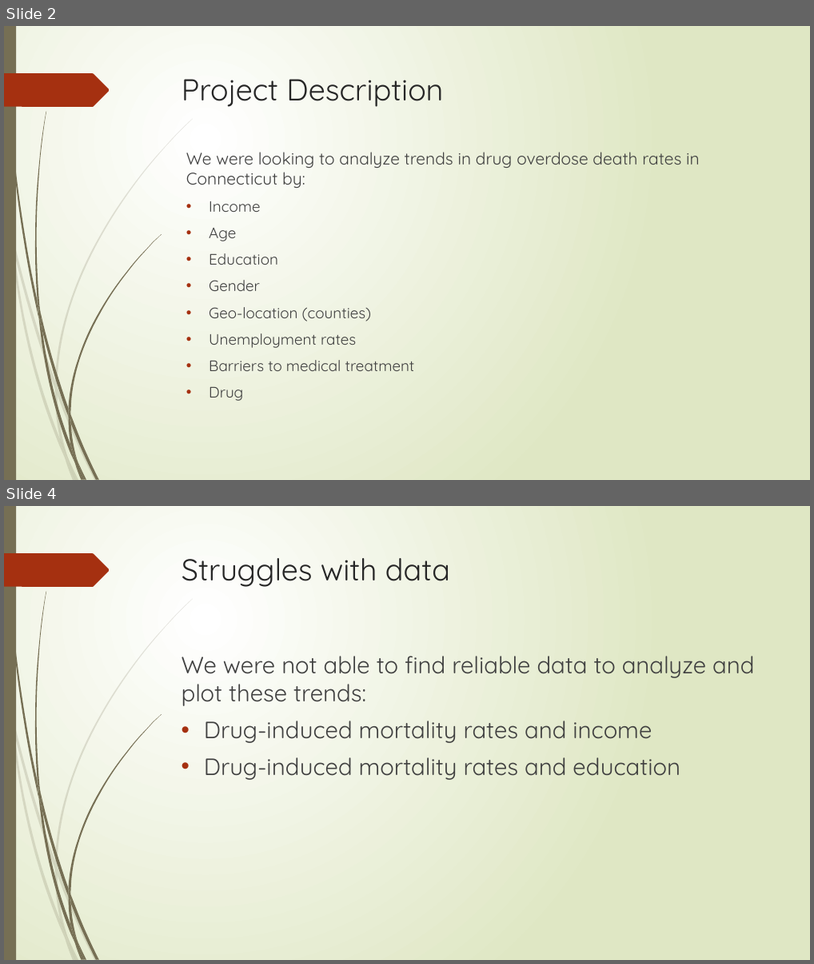
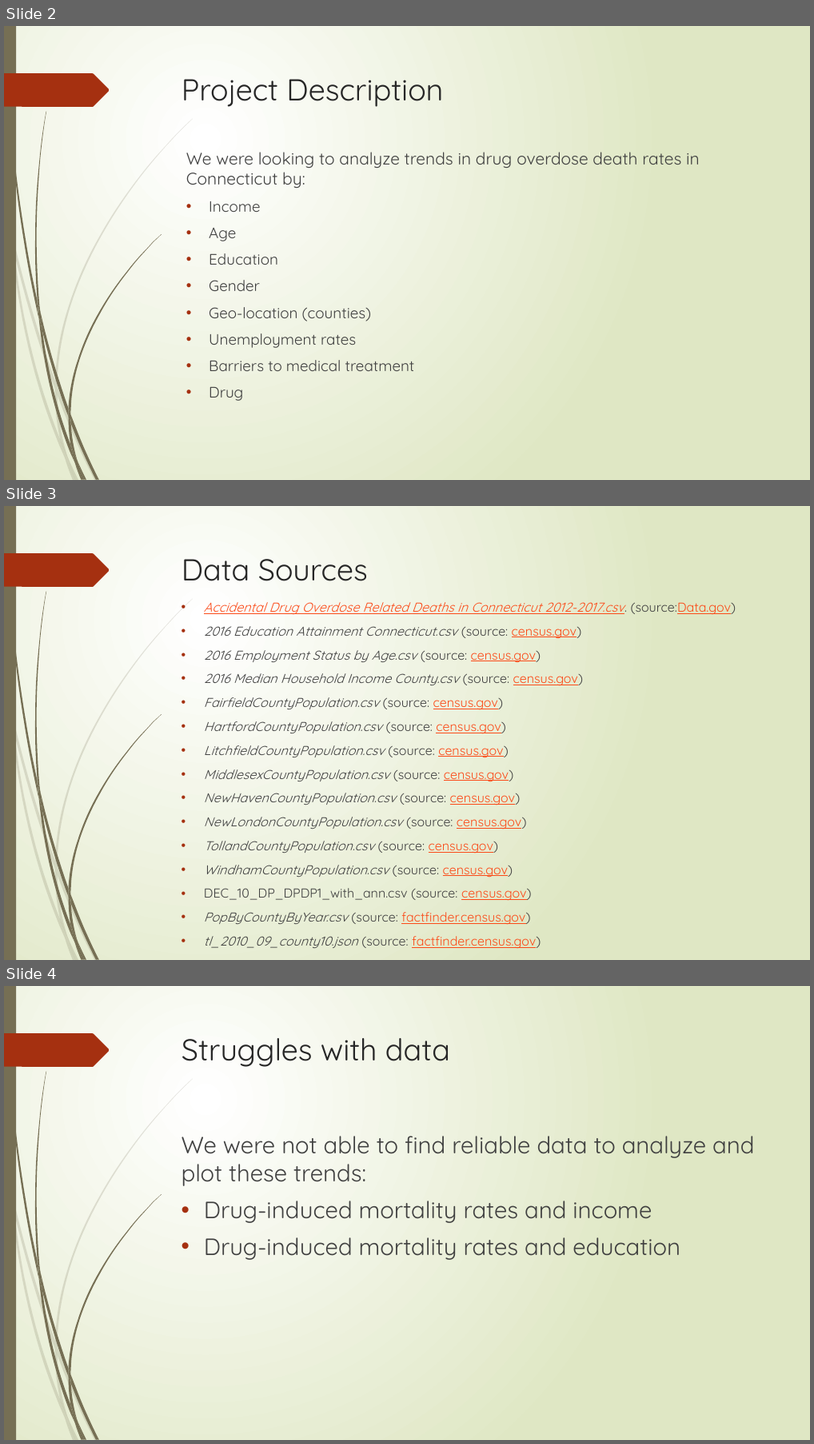
Before and after one commit to yayunl/DataViz-Project1, a slide deck: Drug Mortality and Socio-Economic conditions in Connecticut.pptx. Shown one above the other, each under a label of ours: slides 2 and 4 before the commit, slides 2, 3 and 4 after it; the slides between them are not shown. The pictures are 814x964 and 814x1444 pixels, drawn with LibreOffice and Linux fonts; fonts in the diff are those of the drawing. Boxes give left, top, right and bottom in pixels: in the first picture for what was removed or moved away, otherwise in the second. Text is boxed around its words. In the diff, an @@ line names an element or a change of style, - is before the commit and + after.

```diff
--- a/Drug Mortality and Socio-Economic conditions in Connecticut.pptx
+++ b/Drug Mortality and Socio-Economic conditions in Connecticut.pptx
@@ slide 3 added at bbox=[4, 506, 810, 960], background gradient #FFFFFF to #DFE8C4; not listed: 24 template elements that a slide beside it also shows @@
@@ title added at bbox=[182, 559, 368, 581], 36 pt, text #262626 @@
+Data Sources
@@ text added at bbox=[204, 602, 737, 948], 15.3 pt, text #404040, italic @@
+• Accidental Drug Overdose Related Deaths in Connecticut 2012-2017.csv. (source:Data.gov)
+• 2016 Education Attainment Connecticut.csv (source: census.gov)
+• 2016 Employment Status by Age.csv (source: census.gov)
+• 2016 Median Household Income County.csv (source: census.gov)
+• FairfieldCountyPopulation.csv (source: census.gov)
+• HartfordCountyPopulation.csv (source: census.gov)
+• LitchfieldCountyPopulation.csv (source: census.gov)
+• MiddlesexCountyPopulation.csv (source: census.gov)
+• NewHavenCountyPopulation.csv (source: census.gov)
+• NewLondonCountyPopulation.csv (source: census.gov)
+• TollandCountyPopulation.csv (source: census.gov)
+• WindhamCountyPopulation.csv (source: census.gov)
+• DEC_10_DP_DPDP1_with_ann.csv (source: census.gov)
+• PopByCountyByYear.csv (source: factfinder.census.gov)
+• tl_2010_09_county10.json (source: factfinder.census.gov)
+• Unemployment Rate by County.csv (source: BLS Public Data API)
```
Also in this commit, not shown: 4 slides changed, 3 other slides added, 3 slides removed, 2 other files.
